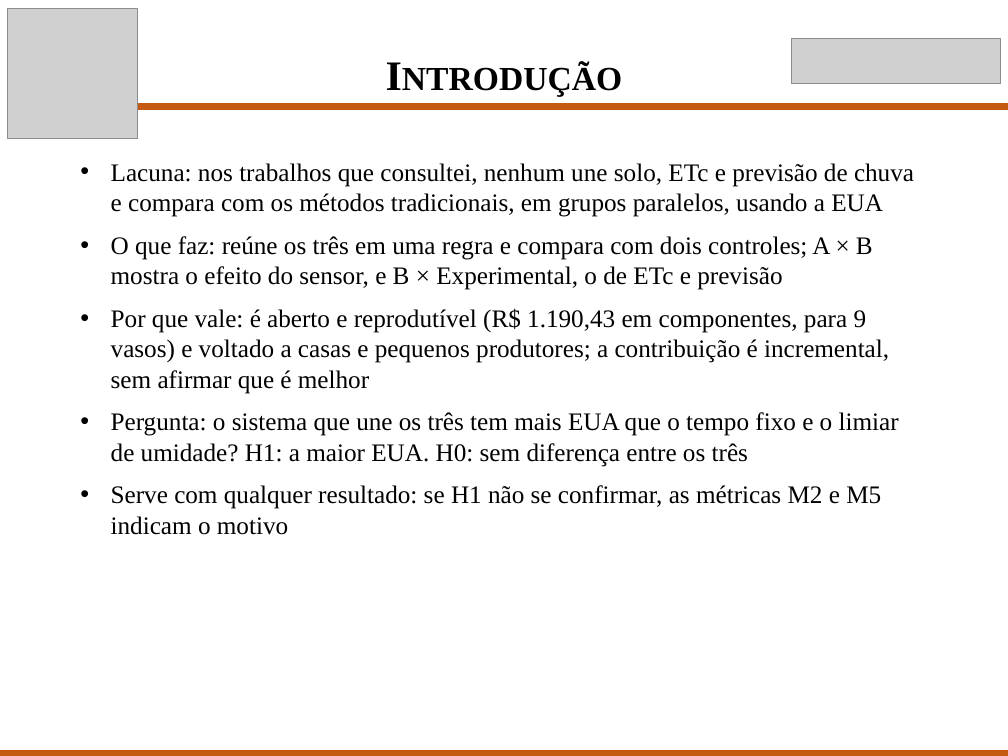
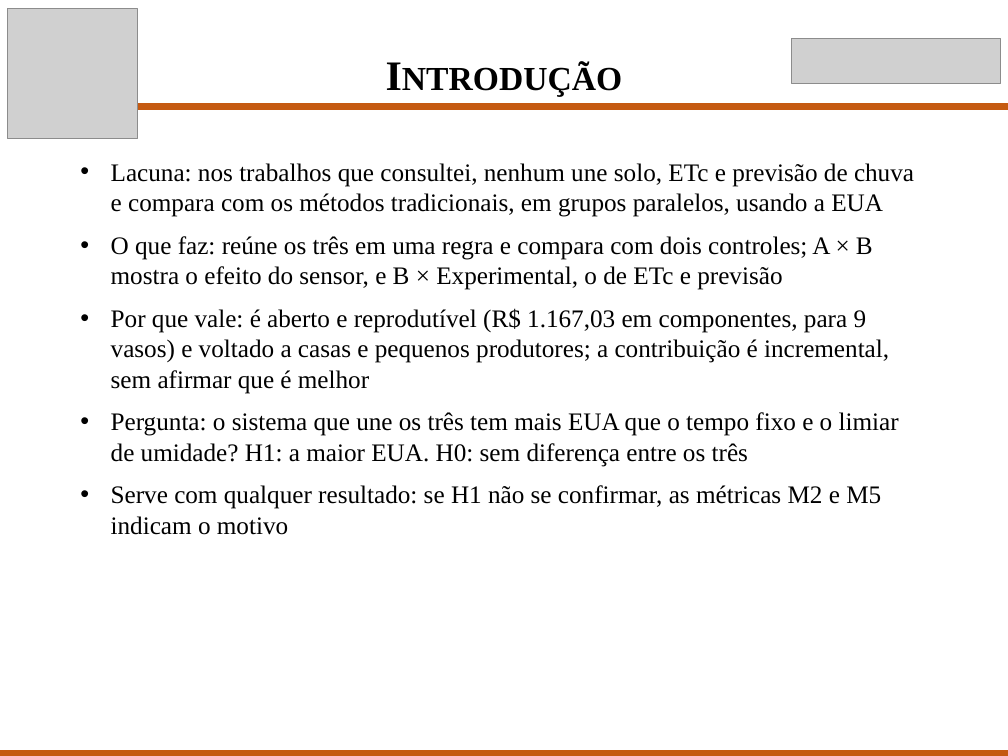
Before and after one commit to Scaglia05/irrigacao-inteligente, a slide deck: slide 4 of docs/p2/Apresentacao_TCC_P2.pptx. Drawn at 1008x756 pixels with LibreOffice and Linux fonts; fonts in the diff are those of the drawing; grey boxes stand for pictures. Boxes give left, top, right and bottom in pixels: in the first picture for what was removed or moved away, otherwise in the second. Text is boxed around its words. In the diff, an @@ line names an element or a change of style, - is before the commit and + after.

Commit message:
Orçamento: três carregadores, um por trio de baterias
Como as baterias retiradas são recarregadas em trios fechados, bastam três
carregadores, em três rodadas, o que cabe no intervalo semanal. O total passa de
R$ 1.190,43 para R$ 1.167,03, e artigo e slides foram atualizados.

```diff
--- a/docs/p2/Apresentacao_TCC_P2.pptx
+++ b/docs/p2/Apresentacao_TCC_P2.pptx
@@ text at [111,308,889,394]: text changed @@
-• Por que vale: é aberto e reprodutível (R$ 1.190,43 em componentes, para 9 vasos) e voltado a casas e pequenos produtores; a contribuição é incremental, sem afirmar que é melhor
+• Por que vale: é aberto e reprodutível (R$ 1.167,03 em componentes, para 9 vasos) e voltado a casas e pequenos produtores; a contribuição é incremental, sem afirmar que é melhor
```
Also in this commit, not shown: 2 other files.
